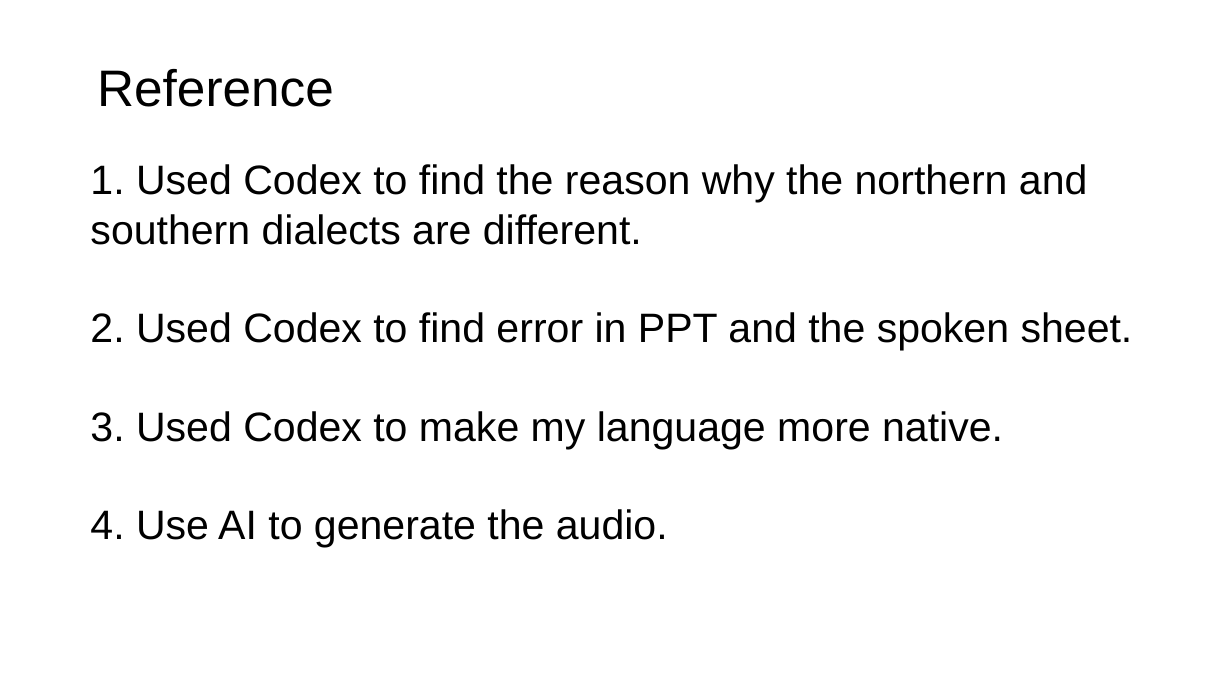
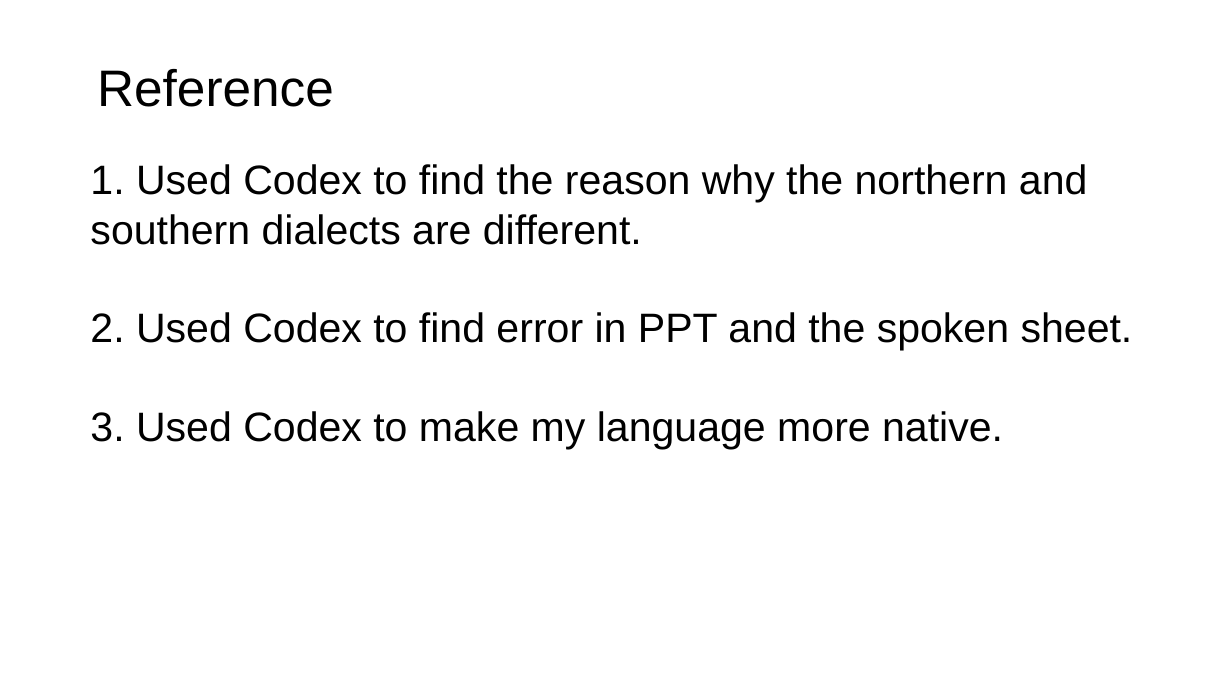
Before and after one commit to poembelief4/note, a slide deck: slide 9 of 南科大/SE2/presentation.pptx. Drawn at 1232x693 pixels with LibreOffice and Linux fonts; fonts in the diff are those of the drawing. Boxes give left, top, right and bottom in pixels: in the first picture for what was removed or moved away, otherwise in the second. Text is boxed around its words. In the diff, an @@ line names an element or a change of style, - is before the commit and + after.

```diff
--- a/南科大/SE2/presentation.pptx
+++ b/南科大/SE2/presentation.pptx
@@ text at [90,509,668,548]: paragraph removed @@
-4. Use AI to generate the audio.
```
Also in this commit, not shown: 4 other slides changed, 9 other files.
